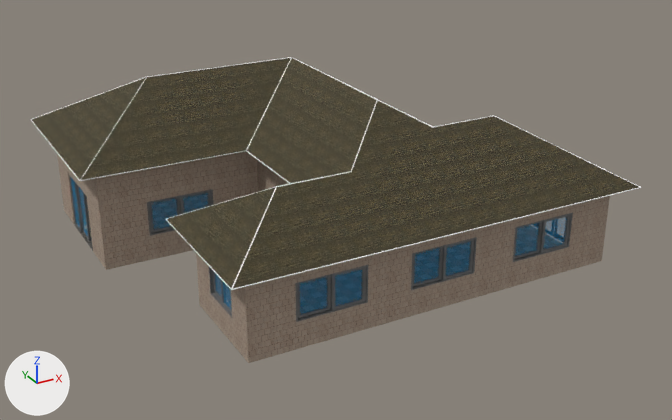
The glTF model telhados/telhado31a.glb: old version first, new version second.
Camera for both pictures: a camera (50 mm lens) standing at (-15.1, -29.0, 15.3) and looking at (0.2, -1.0, 1.3). Every picture has the same lights, and +X, +Y and +Z are marked at lower left. Vertices at the same position are counted once.

Names of what the first picture shows: 'root'.
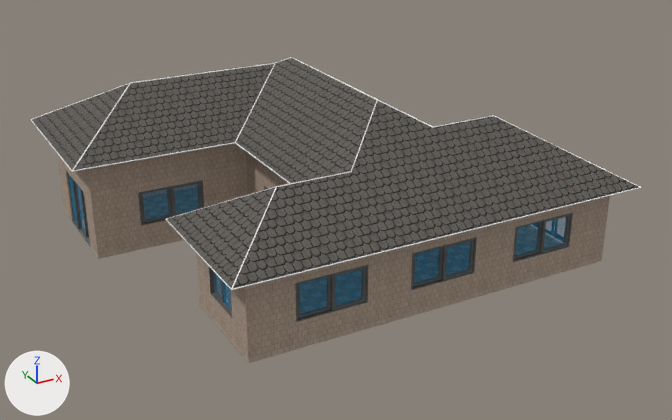
What differs and where, as boxes (x1, y1, x2, y2) in the pictures (672 x 420 px; the box of a moved part takes in the faces that stretch with it):
```json
{"object": "root", "change": "surface changed, reshaped", "before": [31, 57, 641, 363], "after": [31, 57, 641, 363], "on screen": "brown to grey"}
{"part": 1, "of": "me_mesh_0", "change": "added", "after": [72, 63, 275, 172]}
{"part": 2, "of": "me_mesh_0", "change": "moved or reshaped", "before": [31, 57, 324, 270], "after": [32, 57, 377, 259]}
```

The change, as JSON lines over the scene's bpy script:
```json
{"op": "set", "path": "mat_roofing_shingles_gaf_estates.texture", "old": "img_image_2", "new": "img_image_5"}
{"op": "set", "path": "mat_roofing_shingles_gaf_estates.metallic", "old": "0.3", "new": "0.1"}
{"block": "me_mesh_0", "where": "# used by ob_root; location = (0.0, 0.0, 0.0)"}
{"op": "remove", "block": "me_mesh_0", "code": "me_mesh_0.from_pydata(...)  # 4830 vertices, 11160 faces; spans x -8.8..8.7, y -7.7..7.7, z 0.0..6.0"}
{"op": "add", "block": "me_mesh_0", "code": "me_mesh_0.from_pydata(...)  # 5097 vertices, 11662 faces; spans x -8.8..8.7, y -7.7..7.7, z 0.0..6.0"}
{"block": "me_mesh_0", "change": "me_mesh_0 part 1: a new loose piece of 267 vertices spanning x -8.8..0.5, y 1.3..4.5, z 3.8..5.7, in mat_color_m00 (white #ffffff)"}
{"block": "me_mesh_0", "change": "me_mesh_0 part 2: 637 vertices moved from x -8.7..-1.7, y -1.9..5.4, z 0.0..5.9 to x -8.7..-1.7, y -1.4..5.7, z 0.0..4.2; 436 vertices removed from x -8.8..-1.9, y -3.3..5.4, z 0.0..6.0; 436 vertices added at x -8.8..1.0, y -1.4..6.9, z 0.0..6.0"}
```
